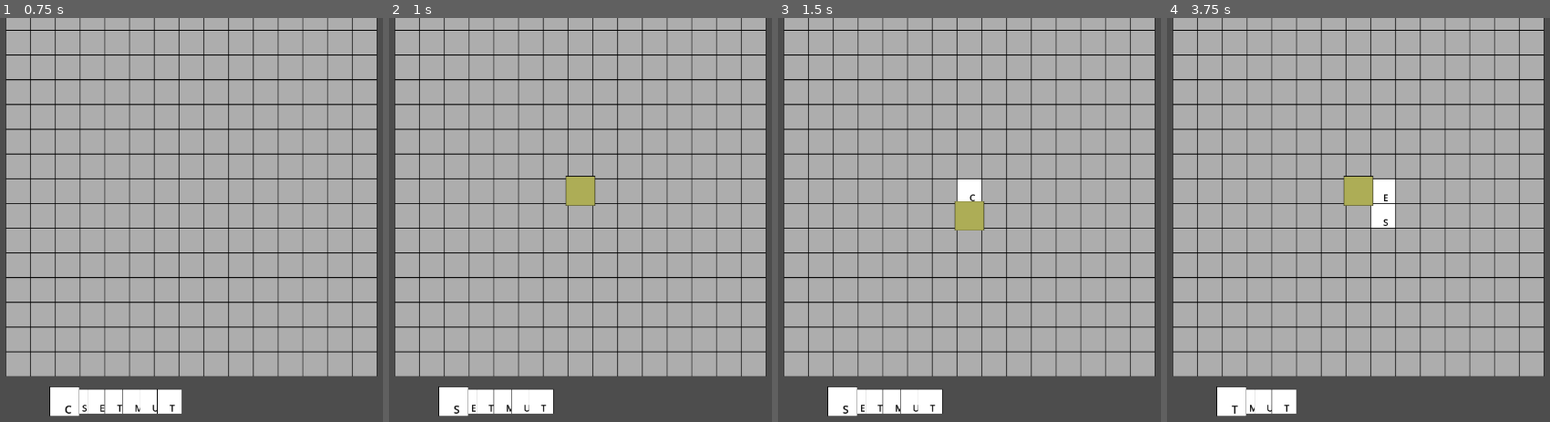
Above: before the commit, frames 1-4 (left to right).
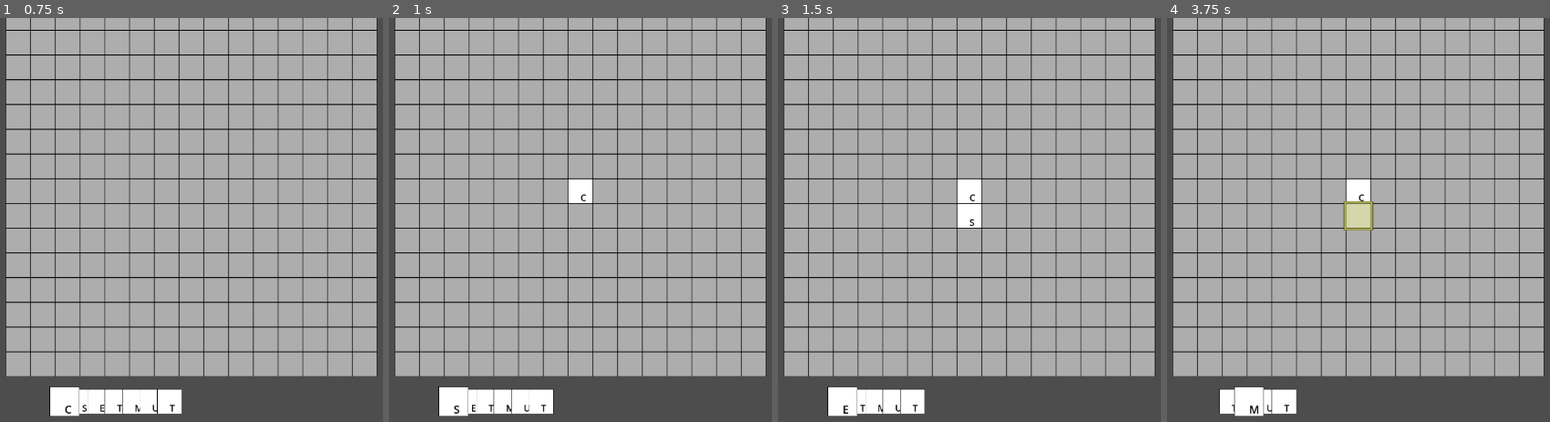
Above: after the commit, the same moments.

Repository: rcmilan/godot-scrabblerabble
Game: Godot game, scene res://scenes/main/Main.tscn
Two runs of this game, one before a commit and one after it. Both use one fixed random seed, a clock stepped at 60 frames per second and the inputs below.
Inputs:
- Up to frame 1 (0.75 s): tap Enter at 0.5 s; hold D from 0.53 s (still down); tap Tab at 0.6 s
- Up to frame 2 (1 s): keep holding D; tap Space at 0.77, 0.8 s
- Up to frame 3 (1.5 s): tap Space at 1.07, 1.35 s; release D at 1.28 s; hold S from 1.28 s (still down)
- Up to frame 4 (3.75 s): tap Space at 1.52, 1.82, 2.3, 2.75, 3.02, 3.32, 3.6 s; tap Tab at 1.55, 2.1, 2.85 s; release S at 2.03 s; hold D 2.03-2.78 s; hold W 2.78-3.53 s; hold A from 3.53 s (still down)

Frame 1 is identical in both runs. In frame 2, 0.6% of the frame differs, in the area x 45-55%, y 39-47%; in frame 3, 1.0%; in frame 4, 2.0%, in the area x 12-60%, y 39-99%.

Commit message:
refactor(ui): extract reset_selection_state function and add guard clause
Extract common selection reset logic into a new `reset_selection_state()` function
to reduce code duplication in `place_tile()`. Added null checks for board and rack
to prevent potential runtime errors.

Diff:
--- a/autoload/SelectionManager.gd
+++ b/autoload/SelectionManager.gd
@@ -105,8 +105,20 @@
 	board.clear_highlights()
 	board.highlight_cell(board_cursor)
 
+func reset_selection_state() -> void:
+	selected_tile = null
+	selected_from_rack = false
+	selected_original_pos = Vector2i(-1, -1)
+	current_mode = Mode.RACK
+	board.clear_highlights()
+	rack.selected_index = rack_cursor; rack.update_selection()  # CHANGED: Sync rack's selected_index and update selection highlight
+	print("Selection state reset after tile placement")
+	assert(selected_tile == null, "selected_tile should be null after reset")
+
 func place_tile() -> void:
 	print("SelectionManager place_tile: selected_tile ", selected_tile.name if selected_tile else "null", " cursor ", board_cursor, " from_rack ", selected_from_rack)
+	if not board or not rack:  # CHANGED: Guard clause to avoid null references
+		return
 	if not selected_tile or not is_instance_valid(selected_tile):
 		print("DEBUG: Invalid state - place_tile called with null or invalid selected_tile")
 		return
@@ -136,18 +148,11 @@
 			if selected_from_rack:
 				rack.tiles.erase(selected_tile)
 				rack.update_visuals()
-			selected_tile = null
-			selected_from_rack = false
-			board.clear_highlights()
-			update_board_highlight()
+			reset_selection_state()
 		else:
 			print("Placement failed: no tile to place or cell occupied.")
 			if selected_tile and is_instance_valid(selected_tile):
 				selected_tile.deselect_tile()
 			if selected_tile and not selected_from_rack and is_instance_valid(selected_tile):
 				board.place_tile(selected_tile, selected_original_pos)
-			selected_tile = null
-			selected_from_rack = false
-			current_mode = Mode.RACK
-			board.clear_highlights()
-			update_rack_highlight()
+			reset_selection_state()
